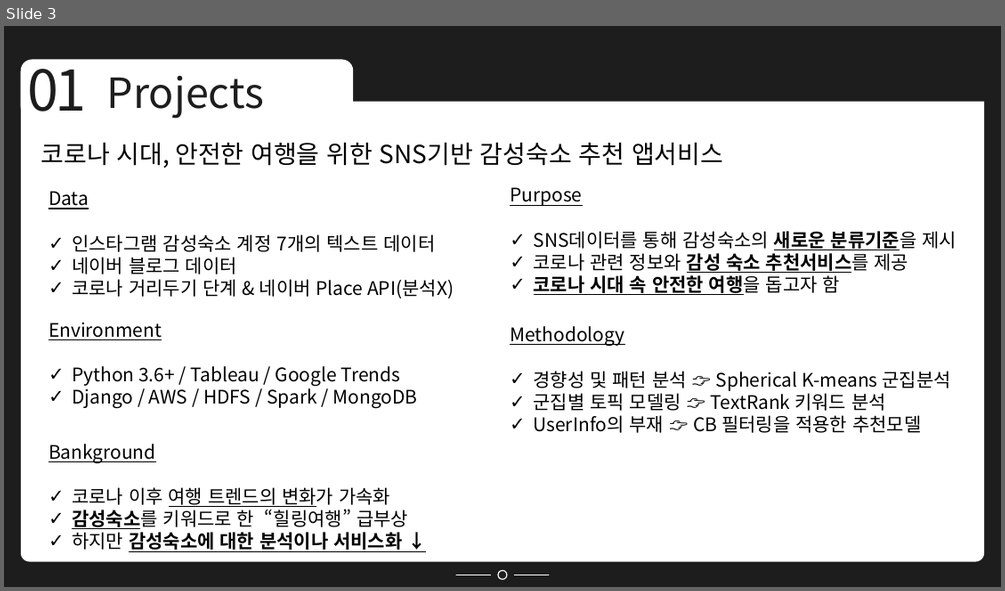
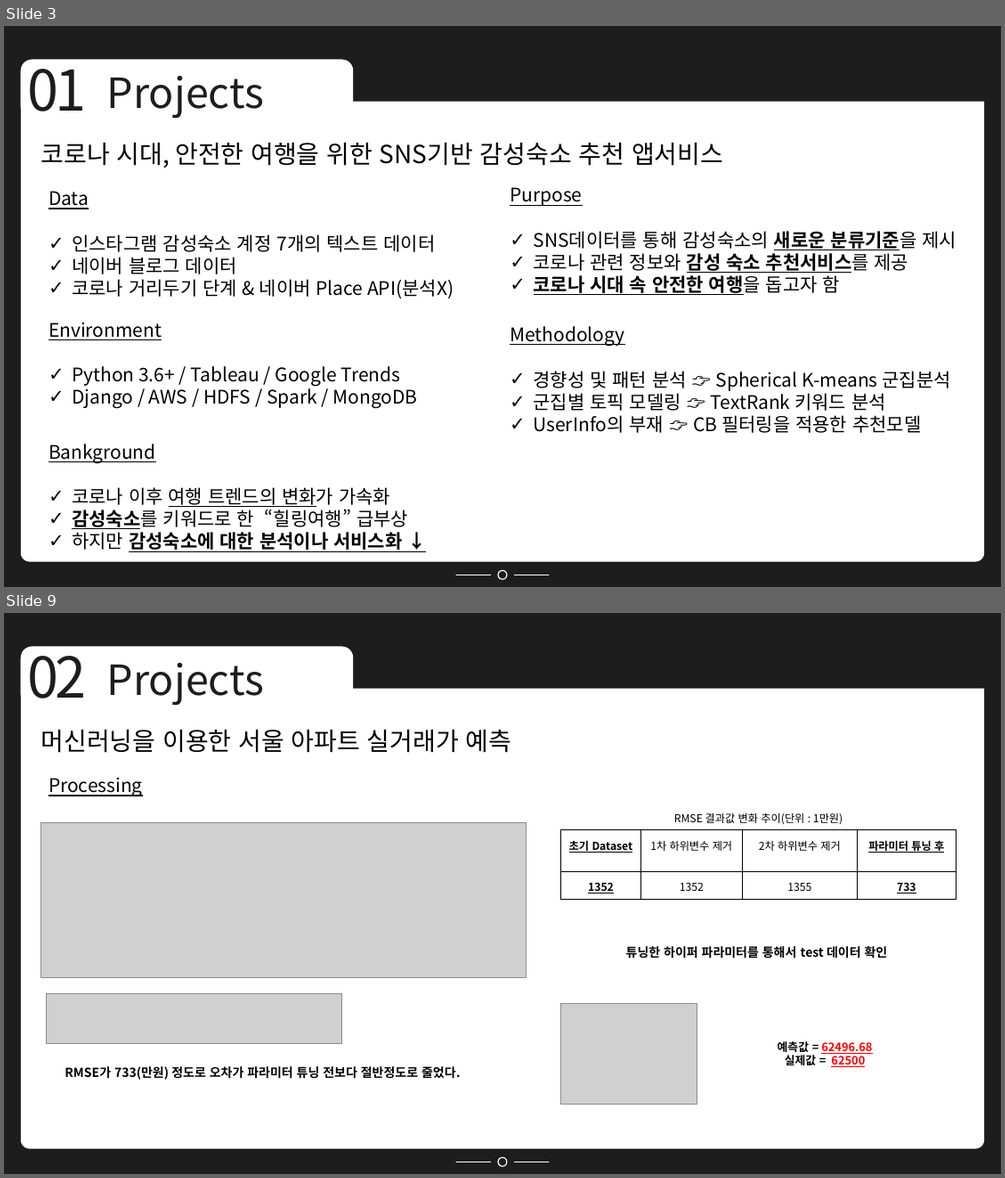
Before and after one commit to Minsung-commit/TIL, a slide deck: 포트폴리오 NEW.pptx. Shown one above the other, each under a label of ours: slide 3 before the commit, slides 3 and 9 after it; the slides between them are not shown. The pictures are 1005x591 and 1005x1178 pixels, drawn with LibreOffice and Linux fonts; fonts in the diff are those of the drawing; grey boxes stand for pictures. Boxes give left, top, right and bottom in pixels: in the first picture for what was removed or moved away, otherwise in the second. Text is boxed around its words. In the diff, an @@ line names an element or a change of style, - is before the commit and + after.

```diff
--- a/포트폴리오 NEW.pptx
+++ b/포트폴리오 NEW.pptx
@@ slide 9 added at bbox=[4, 613, 1001, 1174], background #1D1D1D; not listed: 6 template elements that a slide beside it also shows @@
@@ text added at bbox=[27, 641, 86, 698], 54 pt, text #1D1D1D @@
+02
@@ text added at bbox=[107, 663, 264, 706], 40 pt, text #1D1D1D @@
+Projects
@@ text added at bbox=[41, 729, 512, 753], 24 pt, text #000000 @@
+머신러닝을 이용한 서울 아파트 실거래가 예측
@@ text added at bbox=[48, 778, 143, 797], 18 pt, text #000000, underline @@
+Processing
@@ picture added at bbox=[40, 822, 526, 978] @@
@@ table added at bbox=[561, 803, 956, 900], 3 rows, 4 columns @@
+RMSE 결과값 변화 추이(단위 : 1만원) |  |  | 
+초기 Dataset | 1차 하위변수 제거 | 2차 하위변수 제거 | 파라미터 튜닝 후
+1352 | 1352 | 1355 | 733
@@ text added at bbox=[626, 946, 888, 958], 12 pt, text #000000, bold @@
+튜닝한 하이퍼 파라미터를 통해서 test 데이터 확인
@@ picture added at bbox=[46, 994, 341, 1043] @@
@@ picture added at bbox=[561, 1004, 696, 1104] @@
@@ text added at bbox=[65, 1066, 461, 1079], 12 pt, text #000000, bold @@
+RMSE가 733(만원) 정도로 오차가 파라미터 튜닝 전보다 절반정도로 줄었다.
@@ text added at bbox=[777, 1041, 872, 1067], 11 pt, text #FF0000, bold, underline @@
+예측값 = 62496.68
+실제값 = 62500
```
Also in this commit, not shown: 1 slide changed, 9 other slides added, 1 slide removed.
